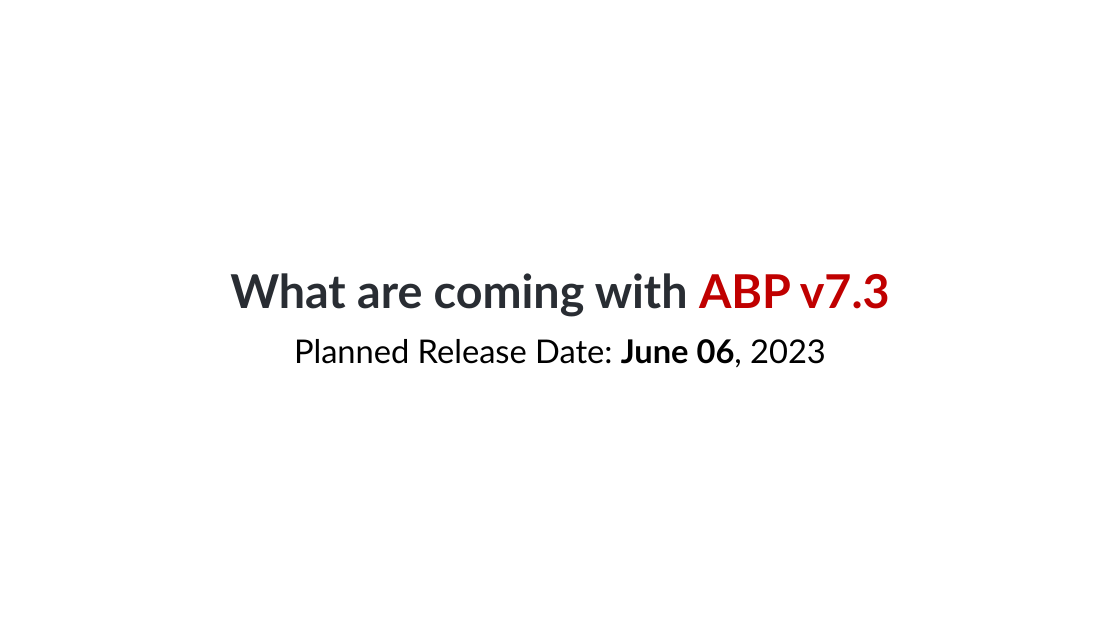
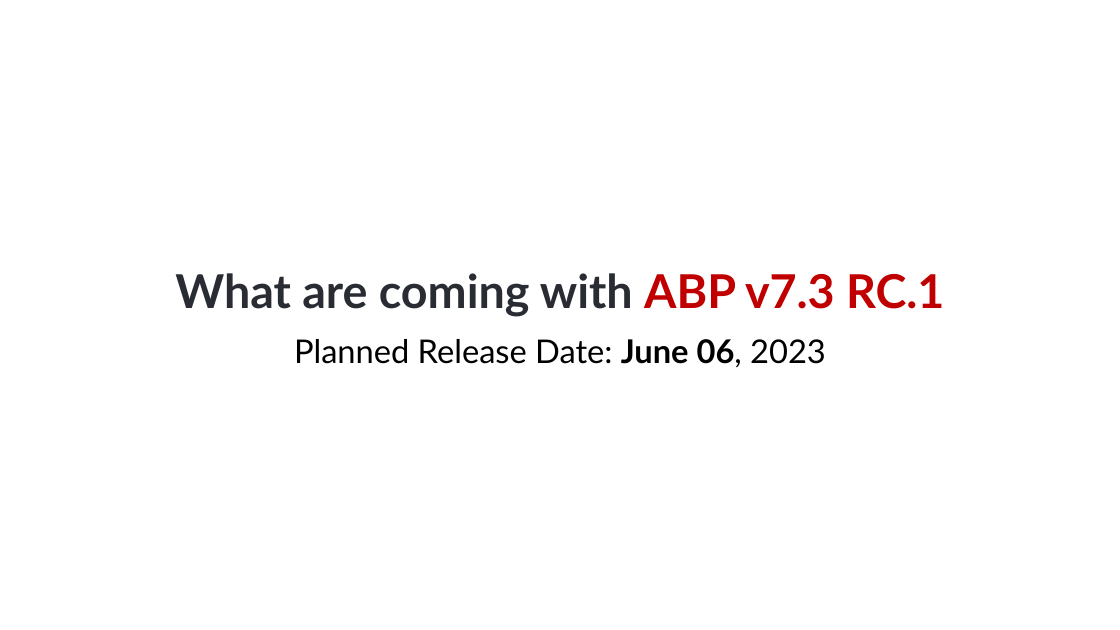
Before and after one commit to hikalkan/presentations, a slide deck: slide 2 of 2023-05-30 ABP Community Talks 2023.4/ABP Comm Talks 2023.4.pptx. Drawn at 1120x630 pixels with LibreOffice and Linux fonts; fonts in the diff are those of the drawing; background and template pictures are left out. Boxes give left, top, right and bottom in pixels: in the first picture for what was removed or moved away, otherwise in the second. Text is boxed around its words. In the diff, an @@ line names an element or a change of style, - is before the commit and + after.

```diff
--- a/2023-05-30 ABP Community Talks 2023.4/ABP Comm Talks 2023.4.pptx
+++ b/2023-05-30 ABP Community Talks 2023.4/ABP Comm Talks 2023.4.pptx
@@ title at [175,273,944,317]: text changed @@
-What are coming with ABP v7.3
+What are coming with ABP v7.3 RC.1
```
